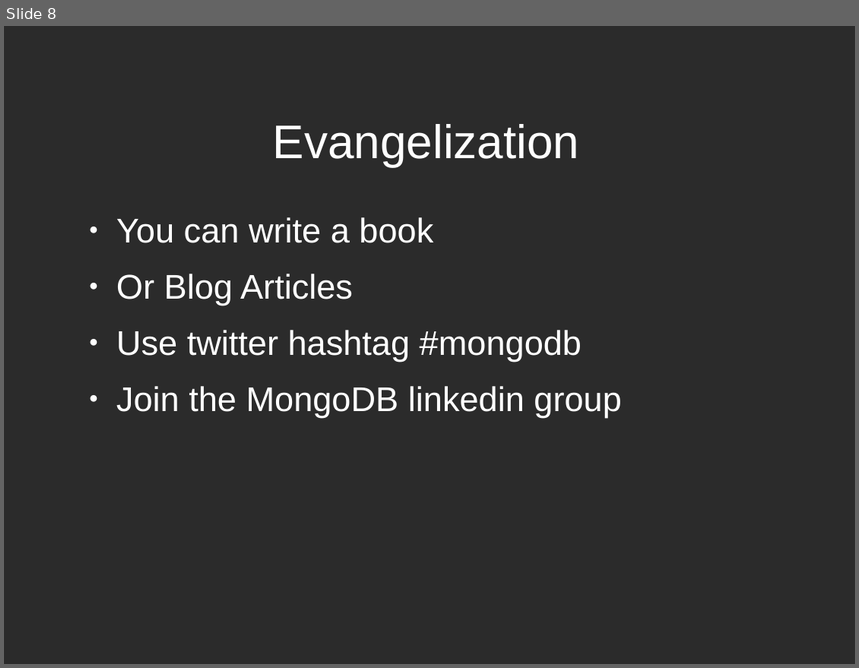
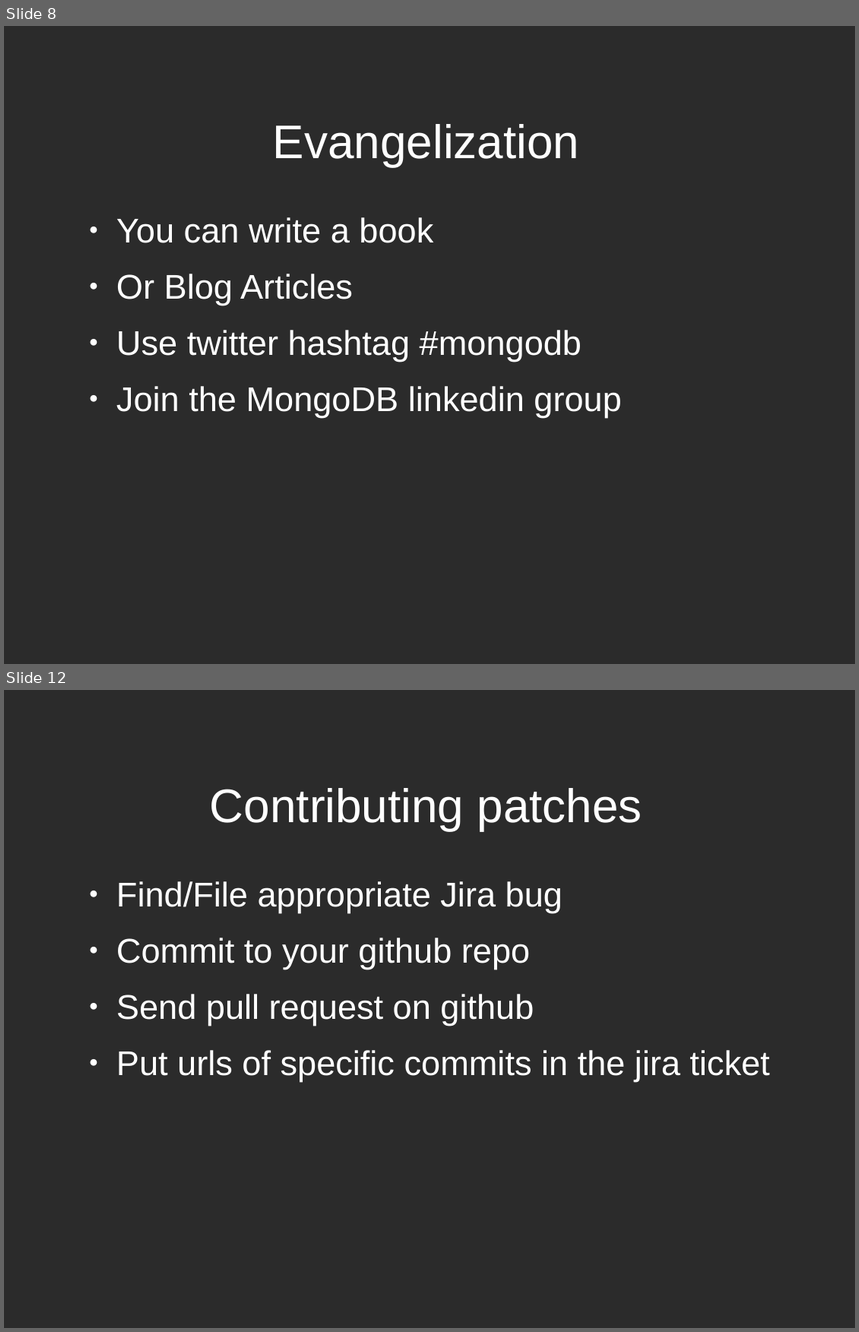
Before and after one commit to zippy1981/TalkMaterials, a slide deck: MongoDC/2010-November/Contributing to MongoDB.odp. Shown one above the other, each under a label of ours: slide 8 before the commit, slides 8 and 12 after it; the slides between them are not shown. The pictures are 859x668 and 859x1332 pixels, drawn with LibreOffice and Linux fonts; fonts in the diff are those of the drawing; background and template pictures are left out; a plain dark background stands for a picture behind light text. Boxes give left, top, right and bottom in pixels: in the first picture for what was removed or moved away, otherwise in the second. Text is boxed around its words. In the diff, an @@ line names an element or a change of style, - is before the commit and + after.

```diff
--- a/MongoDC/2010-November/Contributing to MongoDB.odp
+++ b/MongoDC/2010-November/Contributing to MongoDB.odp
@@ slide 12 added at (4,690,855,1328), background picture (left out) @@
@@ title added at (210,788,642,831), 44 pt, text #FFFFFF @@
+Contributing patches
@@ text added at (116,882,770,1082), 32 pt, text #FFFFFF @@
+● Find/File appropriate Jira bug
+● Commit to your github repo
+● Send pull request on github
+● Put urls of specific commits in the jira ticket
```
Also in this commit, not shown: 1 slide changed, 3 other slides added.
